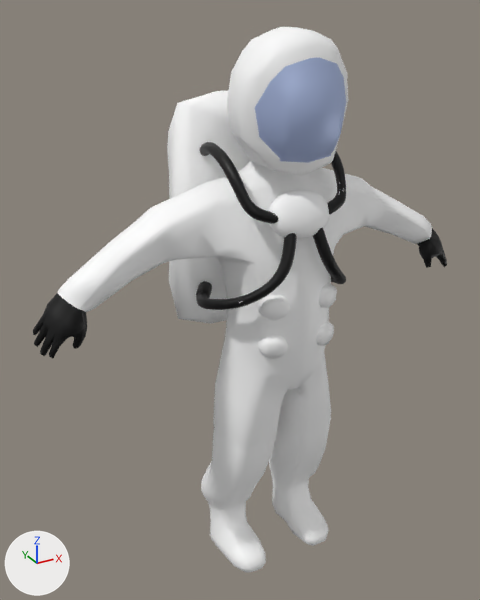
The glTF model public/img/models/helmet.gltf: old version first, new version second.
One viewpoint serves both versions: a camera (50 mm lens) standing at (-2.42, -3.91, 2.53) and looking at (-0.08, 0.34, 0.4). The lights are fixed; the arrows at lower left show +X, +Y and +Z. Where no turn or scale is listed for an object, it has been applied to the vertices.

Names of what the first picture shows: 'Astronaut_mesh_1_2'.
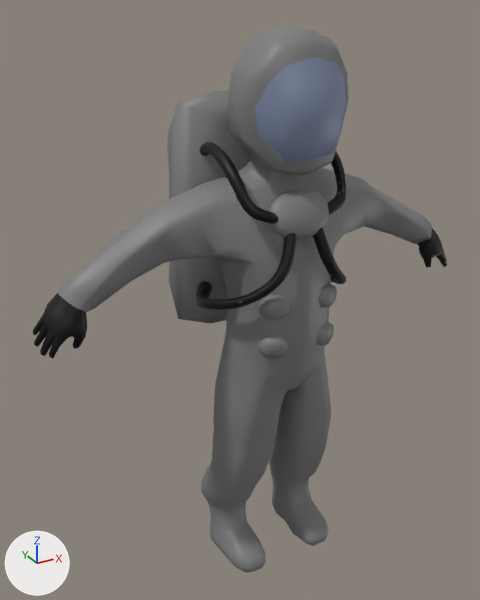
What changed in the scene script:
```text
Change mat_white:
    mat_white.base_color: (1.0, 1.0, 1.0) -> (0.202, 0.202, 0.202)  # white #ffffff -> grey #7c7c7c
Change mat_helmet_001:
    mat_helmet_001.base_color: (0.437, 0.529, 0.8) -> (0.218, 0.262, 0.393)  # blue #b1c0e7 -> blue #818ca8
```

Pixel boxes (x1, y1, x2, y2) of what changed, in the pictures (480 x 600 px):
'Astronaut_mesh_1_2', recoloured: (55, 27, 435, 573) in both
